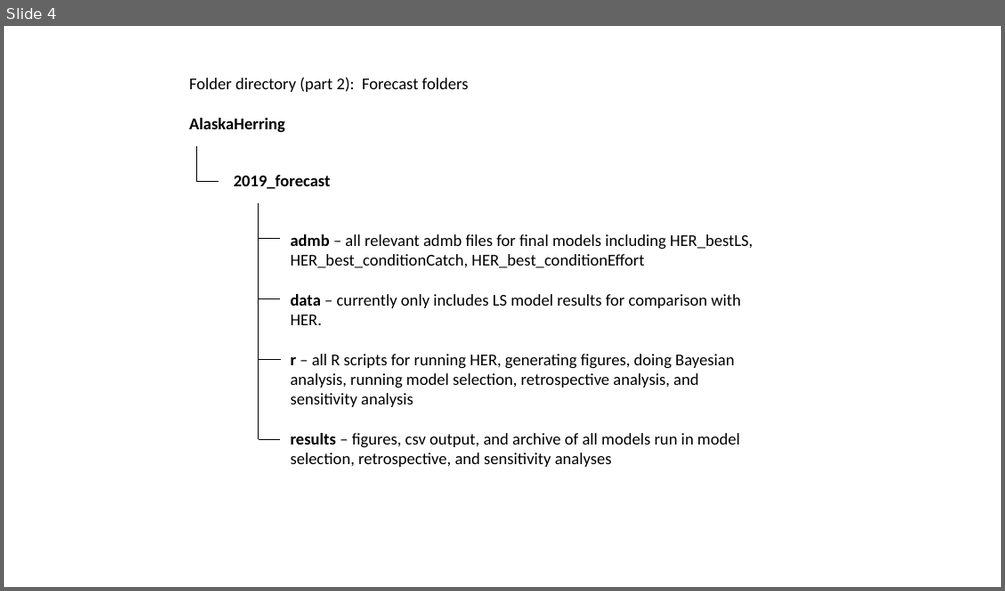
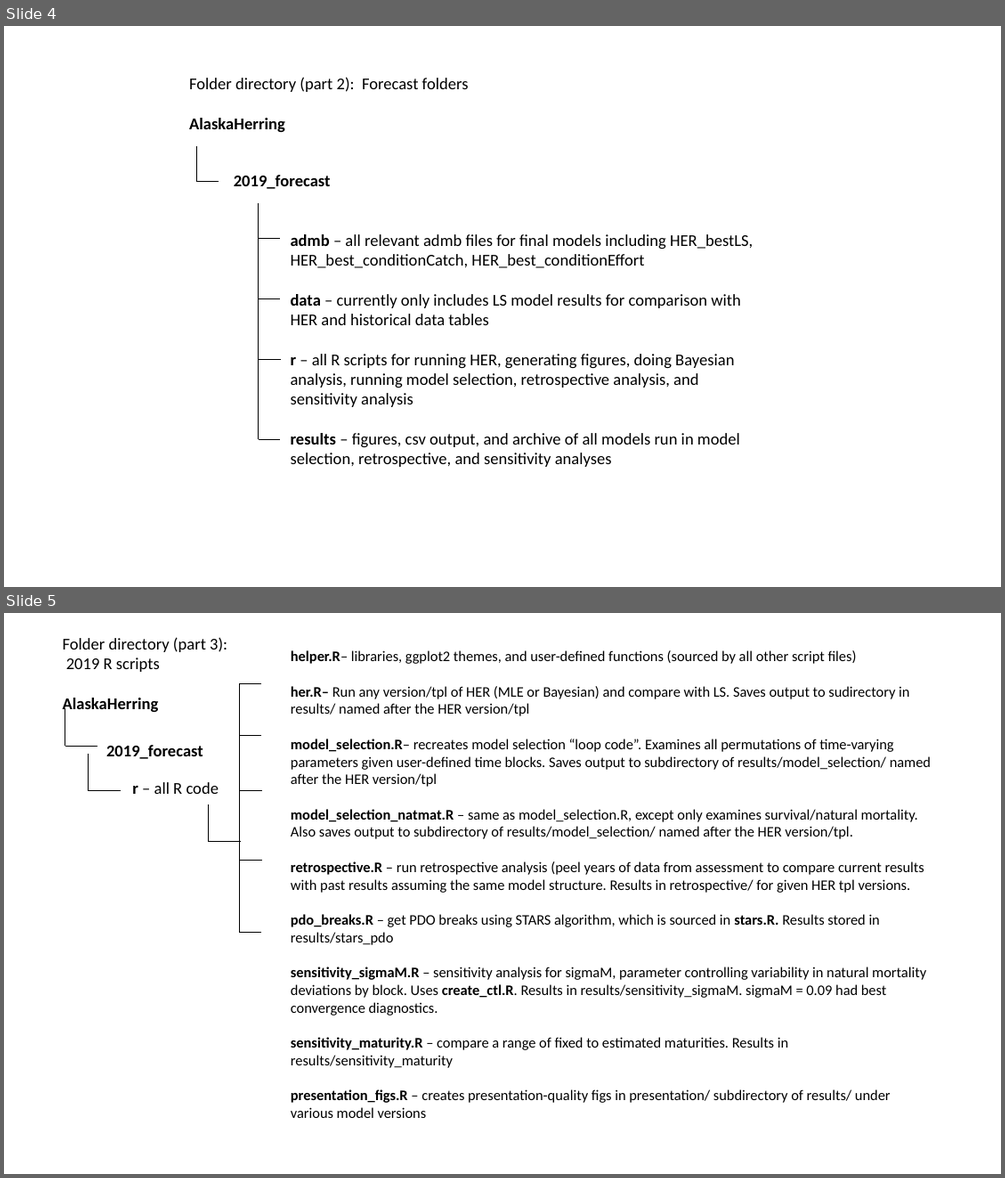
Before and after one commit to commfish/AlaskaHerring, a slide deck: technical_docs/folder_organization.pptx. Shown one above the other, each under a label of ours: slide 4 before the commit, slides 4 and 5 after it. The pictures are 1005x591 and 1005x1178 pixels, drawn with LibreOffice and Linux fonts; fonts in the diff are those of the drawing. Boxes give left, top, right and bottom in pixels: in the first picture for what was removed or moved away, otherwise in the second. Text is boxed around its words. In the diff, an @@ line names an element or a change of style, - is before the commit and + after.

```diff
--- a/technical_docs/folder_organization.pptx
+++ b/technical_docs/folder_organization.pptx
@@ slide 5 added at [4, 613, 1001, 1174], background #FFFFFF @@
@@ text added at [63, 637, 227, 714], 15.9 pt, text #000000 @@
+Folder directory (part 3):
+2019 R scripts
+AlaskaHerring
@@ text added at [291, 650, 930, 1118], 14.1 pt, text #000000 @@
+helper.R– libraries, ggplot2 themes, and user-defined functions (sourced by all other script files)
+her.R– Run any version/tpl of HER (MLE or Bayesian) and compare with LS. Saves output to sudirectory in results/ named after the HER version/tpl
+model_selection.R– recreates model selection “loop code”. Examines all permutations of time-varying parameters given user-defined time blocks. Saves output to subdirectory of results/model_selection/ named after the HER version/tpl
+model_selection_natmat.R – same as model_selection.R, except only examines survival/natural mortality. Also saves output to subdirectory of results/model_selection/ named after the HER version/tpl.
+retrospective.R – run retrospective analysis (peel years of data from assessment to compare current results with past results assuming the same model structure. Results in retrospective/ for given HER tpl versions.
+pdo_breaks.R – get PDO breaks using STARS algorithm, which is sourced in stars.R. Results stored in results/stars_pdo
+sensitivity_sigmaM.R – sensitivity analysis for sigmaM, parameter controlling variability in natural mortality deviations by block. Uses create_ctl.R. Results in results/sensitivity_sigmaM. sigmaM = 0.09 had best convergence diagnostics.
+sensitivity_maturity.R – compare a range of fixed to estimated maturities. Results in results/sensitivity_maturity
+presentation_figs.R – creates presentation-quality figs in presentation/ subdirectory of results/ under various model versions
@@ line added from (65, 709) to (65, 746), #000000 0.5 pt @@
@@ line added from (65, 746) to (97, 746), #000000 0.5 pt @@
@@ text added at [106, 745, 203, 759], 15.9 pt, text #000000, bold @@
+2019_forecast
@@ line added from (88, 754) to (88, 790), #000000 0.5 pt @@
@@ line added from (88, 790) to (121, 790), #000000 0.5 pt @@
@@ text added at [132, 782, 218, 794], 15.9 pt, text #000000 @@
+r – all R code
@@ line added from (208, 804) to (208, 842), #000000 0.5 pt @@
@@ line added from (208, 842) to (241, 842), #000000 0.5 pt @@
@@ line added from (241, 860) to (262, 860), #000000 0.5 pt @@
@@ group added at [240, 683, 262, 933]: 5 lines @@
@@ slide 4 changed as well @@
@@ text at [291, 294, 741, 325]: text changed @@
-data – currently only includes LS model results for comparison with HER.
+data – currently only includes LS model results for comparison with HER and historical data tables
```
Also in this commit, not shown: 4 other slides changed, 1 other slide added, 26 other files.
